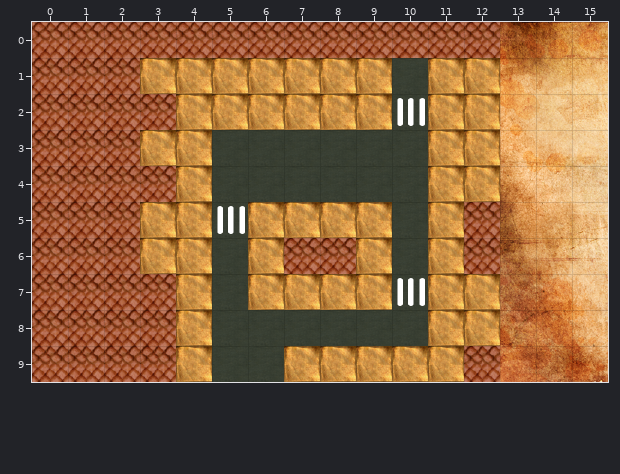
A Tiled map gets an edit: assets/streetpirates-level3.tmx. Above: the version before the commit.
Cells are 60x60 px. Shown: x 0..15, y 0..9.
And afterwards:
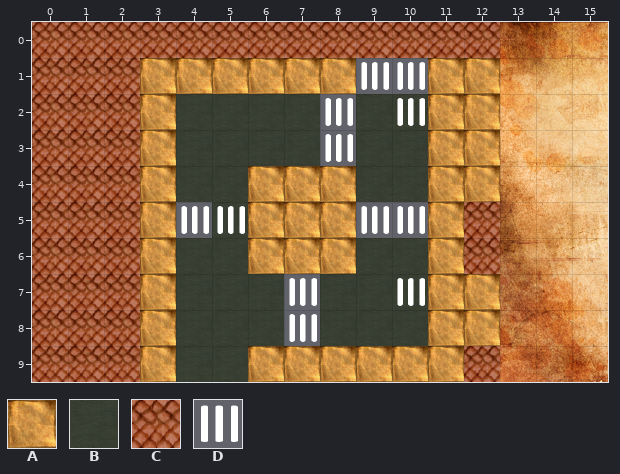
Key: from "map_tiles (2)": A 0, B 3, C 6, D 9.
_ is an empty cell.
Change:
Layer "Tile Layer 1":
Tile B gives way to tile A in row 4 at x 6 to 8; in row 9 at x 6.
Tile C gives way to tile A in row 2 at x 3; in row 4 at x 3; in row 6 at x 7 to 8; in rows 7 to 9 at x 3.
Tile A gives way to tile B in row 2 at x 4 to 7 and 9; in rows 3 to 4 at x 4; in row 6 at x 4 and 9; in row 7 at x 4, 6 and 8 to 9; in rows 8 to 9 at x 4.
Tile A gives way to tile D in row 1 at x 9; in row 2 at x 8; in row 5 at x 4 and 9; in row 7 at x 7.
Tile B gives way to tile D in row 1 at x 10; in row 3 at x 8; in row 5 at x 10; in row 8 at x 7.
